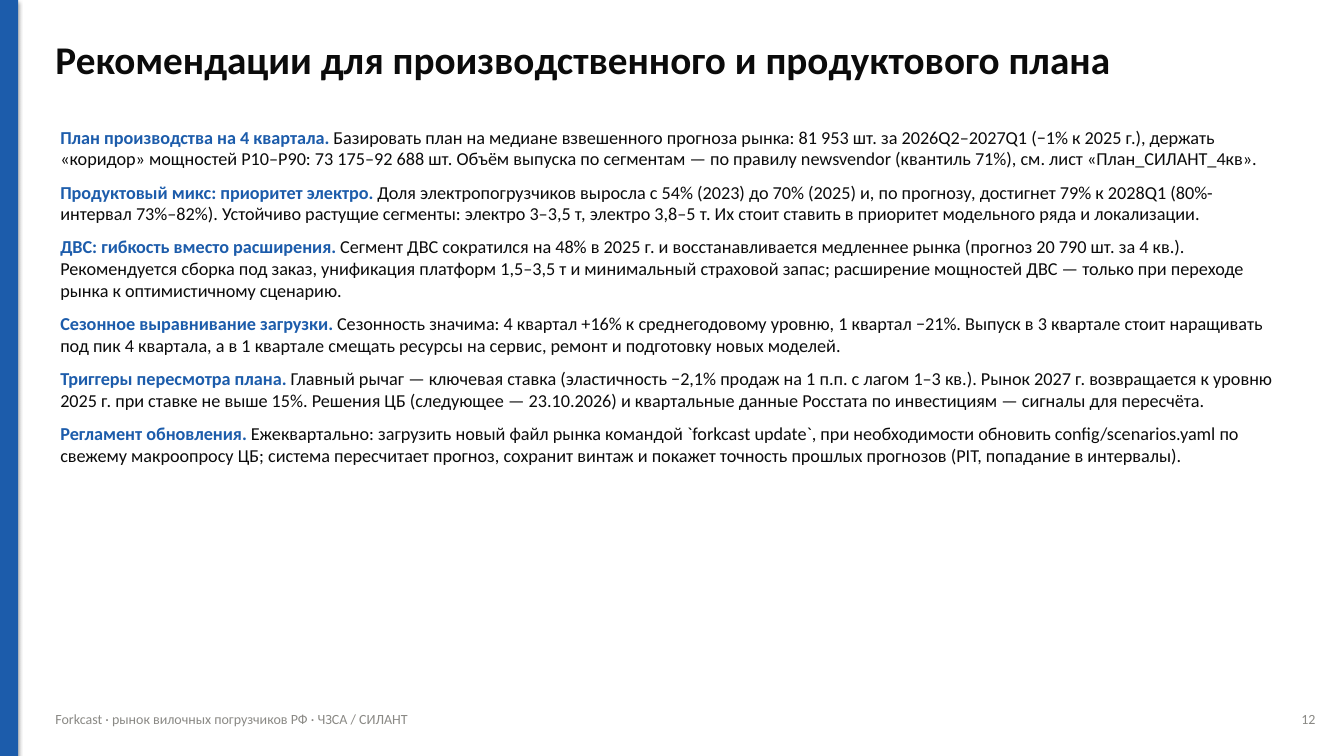
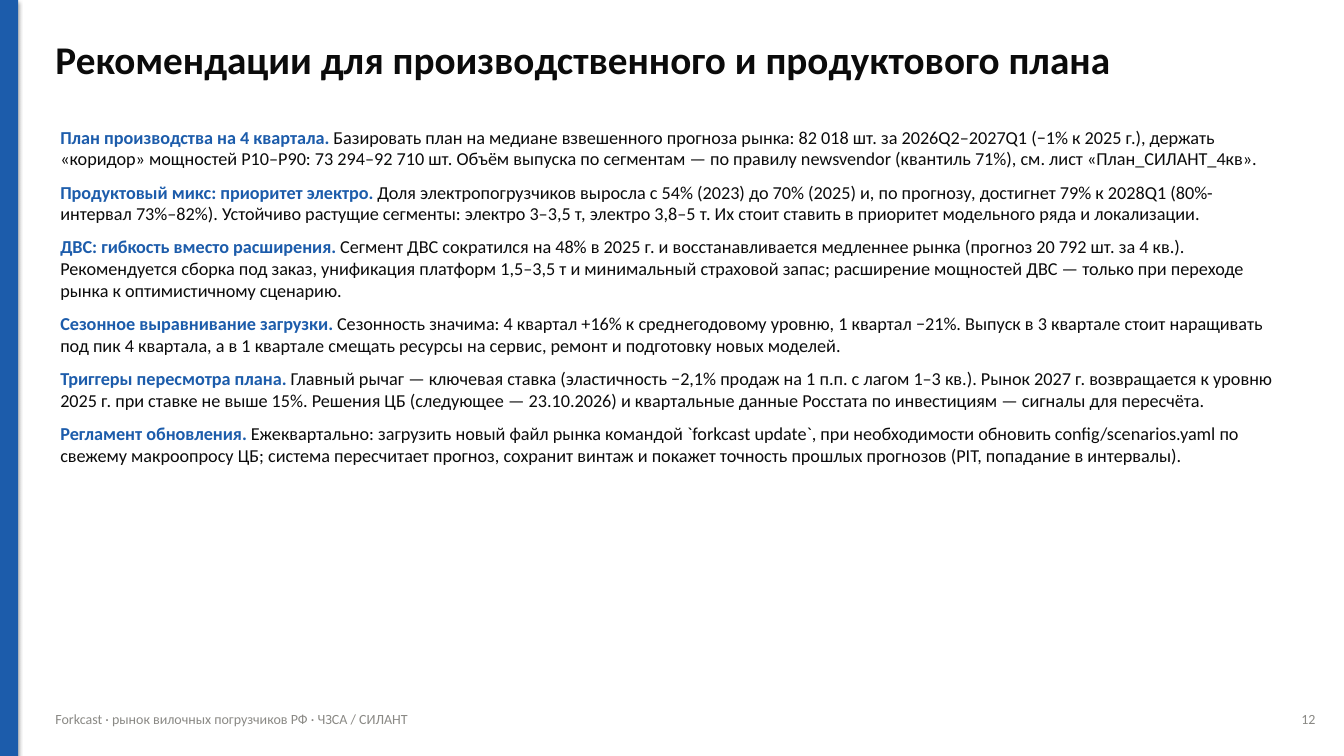
Before and after one commit to Anton-Sergeev-EA/Forkcast, a slide deck: slide 12 of reports/forkcast_presentation.pptx. Drawn at 1344x756 pixels with LibreOffice and Linux fonts; fonts in the diff are those of the drawing. Boxes give left, top, right and bottom in pixels: in the first picture for what was removed or moved away, otherwise in the second. Text is boxed around its words. In the diff, an @@ line names an element or a change of style, - is before the commit and + after.

```diff
--- a/reports/forkcast_presentation.pptx
+++ b/reports/forkcast_presentation.pptx
@@ text at bbox=[60, 131, 1257, 168]: text changed @@
-План производства на 4 квартала. Базировать план на медиане взвешенного прогноза рынка: 81 953 шт. за 2026Q2–2027Q1 (−1% к 2025 г.), держать «коридор» мощностей P10–P90: 73 175–92 688 шт. Объём выпуска по сегментам — по правилу newsvendor (квантиль 71%), см. лист «План_СИЛАНТ_4кв».
+План производства на 4 квартала. Базировать план на медиане взвешенного прогноза рынка: 82 018 шт. за 2026Q2–2027Q1 (−1% к 2025 г.), держать «коридор» мощностей P10–P90: 73 294–92 710 шт. Объём выпуска по сегментам — по правилу newsvendor (квантиль 71%), см. лист «План_СИЛАНТ_4кв».
@@ text at bbox=[60, 240, 1244, 300]: text changed @@
-ДВС: гибкость вместо расширения. Сегмент ДВС сократился на 48% в 2025 г. и восстанавливается медленнее рынка (прогноз 20 790 шт. за 4 кв.). Рекомендуется сборка под заказ, унификация платформ 1,5–3,5 т и минимальный страховой запас; расширение мощностей ДВС — только при переходе рынка к оптимистичному сценарию.
+ДВС: гибкость вместо расширения. Сегмент ДВС сократился на 48% в 2025 г. и восстанавливается медленнее рынка (прогноз 20 792 шт. за 4 кв.). Рекомендуется сборка под заказ, унификация платформ 1,5–3,5 т и минимальный страховой запас; расширение мощностей ДВС — только при переходе рынка к оптимистичному сценарию.
```
Also in this commit, not shown: 4 other slides changed, 21 other files.
